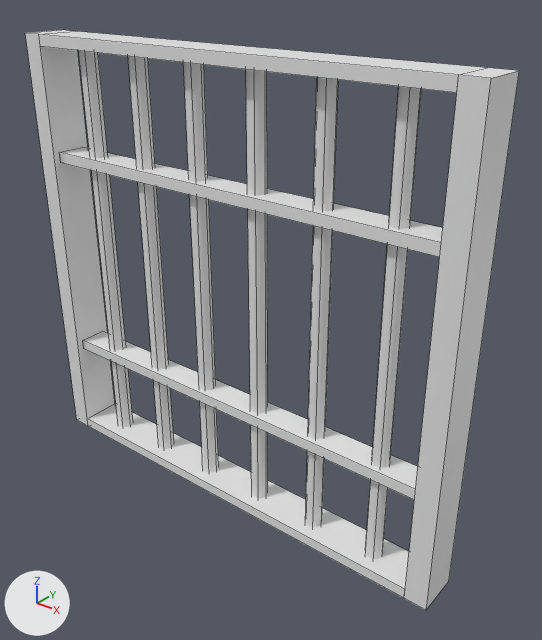
One commit to the FBX model Assets/Graphics/Models/Cell_01.fbx: the scene before it, then after it.
Both versions are drawn from a camera (50 mm lens) standing at (3.99, -4.42, 4.72) and looking at (0.32, 0.16, 1.88). Every picture has the same lights, and +X, +Y and +Z are marked at lower left. Mesh edges are drawn as thin lines. Where no turn or scale is listed for an object, it has been applied to the vertices.

Before the edit, the objects in view are built like this:
```python
me_circle = bpy.data.meshes.new('Circle')
me_circle.from_pydata(...)  # 120 vertices, 72 faces; spans x -2.2..2.2, y -0.2..0.2, z 0.0..4.1
# before: 60 (-1.68, 0.0, 0.02), 61 (-1.63, -0.07, 0.02), 62 (-1.55, -0.07, 0.02), 63 (-1.51, 0.0, 0.02), 64 (-1.55, 0.07, 0.02)
# before: 65 (-1.63, 0.07, 0.02), 66 (-1.68, 0.0, 4.05), 67 (-1.63, -0.07, 4.05), 68 (-1.55, -0.07, 4.05), 69 (-1.51, 0.0, 4.05)
# before: 70 (-1.55, 0.07, 4.05), 71 (-1.63, 0.07, 4.05)
ob_cell_01 = bpy.data.objects.new('Cell_01', me_circle)
ob_cell_01.location = (0.0, 0.0, 0.0)
```
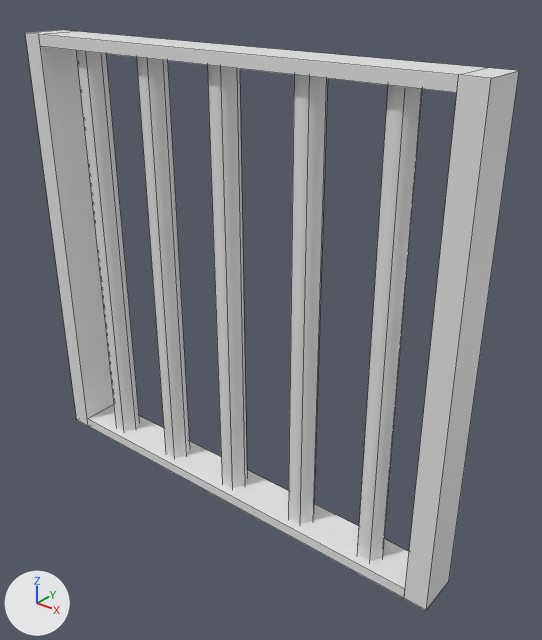
Changed parts and their boxes [x1, y1, x2, y2] in the pictures (542 x 640 px; the box of a moved part takes in the faces that stretch with it):
part 1 of me_circle, moved or reshaped
    before: [365, 86, 421, 559]
    after: [357, 85, 423, 561]
part 2 of me_circle, moved or reshaped
    before: [305, 77, 339, 527]
    after: [288, 75, 328, 524]
part 3 of me_circle, moved or reshaped
    before: [128, 56, 174, 449]
    after: [137, 57, 190, 458]
part 4 of me_circle, moved or reshaped
    before: [246, 69, 268, 499]
    after: [208, 65, 247, 488]
part 5 of me_circle, deleted
    before: [183, 62, 219, 473]
part 6 of me_circle, deleted
    before: [59, 147, 443, 257]
part 7 of me_circle, deleted
    before: [83, 331, 418, 500]
part 8 of me_circle, moved or reshaped
    before: [79, 51, 133, 428]
    after: [76, 50, 140, 431]

What the commit changed:
me_circle has 120 vertices, 72 faces and spans x -2.2..2.2, y -0.2..0.2, z 0.0..4.1.
me_circle is used by ob_cell_01; location (0.0, 0.0, 0.0).
Verts and faces of me_circle; kept vertices keep their numbers, new ones are numbered from 120.
me_circle part 1: the loose piece of 12 vertices spanning x 1.5..1.66, y -0.07..0.07, z 0.02..4.05 is scaled about its middle by (1.52, 1.52, 1), then moved by (-0.04, 0.0, 0.0).
me_circle part 2: the loose piece of 12 vertices spanning x 0.86..1.03, y -0.07..0.07, z 0.02..4.05 is scaled about its middle by (1.55, 1.55, 1), then moved by (-0.14, 0.0, 0.0).
me_circle part 3: the loose piece of 12 vertices spanning x -1.04..-0.88, y -0.07..0.07, z 0.02..4.05 is scaled about its middle by (1.55, 1.55, 1), then moved by (0.17, 0.0, 0.0).
me_circle part 4: the loose piece of 12 vertices spanning x 0.23..0.39, y -0.07..0.07, z 0.02..4.05 is scaled about its middle by (1.55, 1.55, 1), then moved by (-0.32, 0.0, 0.0).
me_circle part 5: the loose piece of 12 vertices spanning x -0.41..-0.24, y -0.07..0.07, z 0.02..4.05 is deleted.
me_circle part 6: the loose piece of 8 vertices spanning x -2.0..2.0, y -0.14..0.14, z 2.95..3.05 is deleted.
me_circle part 7: the loose piece of 8 vertices spanning x -2.0..2.0, y -0.13..0.13, z 0.95..1.05 is deleted.
Part 8, on me_circle:
Vertices deleted: 61 to 65, 67 to 71 (with the faces that use them).
New vertex 120 is at (-1.62, -0.11, 0.02).
New vertex 121 is at (-1.49, -0.11, 0.02).
New vertex 122 is at (-1.42, 0.0, 0.02).
New vertex 123 is at (-1.49, 0.11, 0.02).
New vertex 124 is at (-1.62, 0.11, 0.02).
New vertices 125 to 129 stand at vertices 120 to 124, in that order, plus (0.0, 0.0, 4.03).
New faces: (123, 124, 129, 128), (121, 122, 127, 126), (60, 120, 125, 66), (60, 66, 129, 124), (122, 123, 128, 127), (120, 121, 126, 125).
